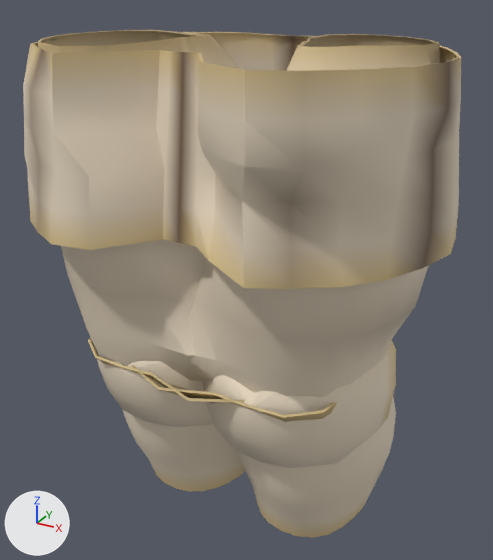
The glTF model assets_src/armor/kargan_1/leather_b_legs.glb, before and after one commit.
The view is the same before and after, from a camera (50 mm lens) standing at (0.494, -0.893, 1.121) and looking at (0.013, -0.017, 0.684). Lighting does not change. The marker at lower left points along +X, +Y and +Z. The older version comes first. Vertices at exactly the same position are counted once.

Names of what the first picture shows: 'leather_b_legs'.
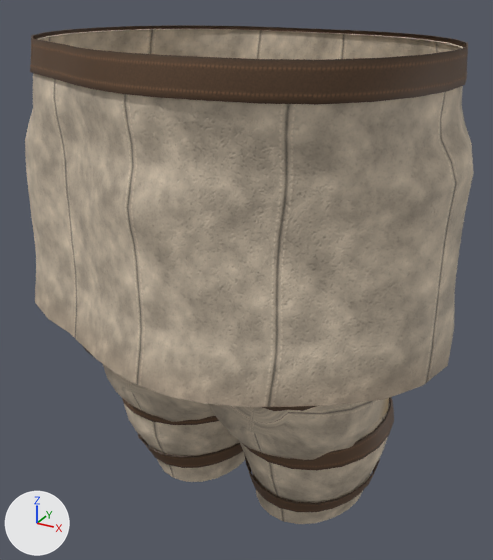
Boxes (x1, y1, x2, y2) around the edits, measured in the pictures (493 x 560 px):
'leather_b_legs', surface changed, reshaped
    before: (23, 30, 461, 538)
    after: (25, 25, 474, 524)
part 1 of me_leather_b_legs, rebuilt (47% taller)
    before: (23, 32, 461, 289)
    after: (25, 29, 474, 407)
part 2 of me_leather_b_legs, rebuilt
    before: (88, 337, 245, 491)
    after: (124, 404, 245, 482)
part 3 of me_leather_b_legs, rebuilt
    before: (132, 365, 396, 538)
    after: (239, 402, 390, 524)
part 4 of me_leather_b_legs, rebuilt
    before: (203, 341, 396, 468)
    after: (208, 398, 389, 460)
part 5 of me_leather_b_legs, rebuilt
    before: (97, 352, 214, 427)
    after: (103, 364, 215, 422)
part 6 of me_leather_b_legs, added (brown)
    after: (30, 25, 468, 105)
part 7 of me_leather_b_legs, added (mostly hidden)
    after: (262, 406, 317, 411)
part 8 of me_leather_b_legs, added (brown)
    after: (240, 397, 394, 471)
part 9 of me_leather_b_legs, added
    after: (244, 454, 380, 512)
part 10 of me_leather_b_legs, added (brown)
    after: (122, 398, 219, 425)
part 11 of me_leather_b_legs, added (brown)
    after: (137, 432, 243, 468)
part 12 of me_leather_b_legs, deleted (beige)
    before: (38, 30, 440, 398)

The change, as a list of edits to the scene's bpy script:
```text
Change mat_leather:
    remove # nodes: BsdfPrincipled, OutputMaterial, VertexColor
    nodes: BsdfPrincipled, Mix, NormalMap, OutputMaterial, SeparateColor, TexImage x3, VertexColor
    uses the picture img_leather_c_png
    uses the picture img_leather_n_png
    uses the picture img_leather_orm_png
Add mat_strap:
    mat_strap = bpy.data.materials.new('strap')
    # uses the picture img_strap_c_png
    # uses the picture img_strap_n_png
    # uses the picture img_strap_orm_png
Change me_leather_b_legs:
    remove me_leather_b_legs.from_pydata(...)  # 1374 vertices, 2472 faces; spans x -0.327..0.329, y -0.287..0.205, z 0.253..1.046
    add me_leather_b_legs.from_pydata(...)  # 2570 vertices, 4584 faces; spans x -0.342..0.345, y -0.295..0.216, z 0.277..1.051
    me_leather_b_legs part 1: the loose piece of 256 vertices spanning x -0.327..0.329, y -0.287..0.205, z 0.797..1.04 is rebuilt with 640 vertices and now spans x -0.342..0.345, y -0.295..0.216, z 0.637..1.045
    me_leather_b_legs part 2: the loose piece of 220 vertices spanning x -0.257..0.119, y -0.216..0.171, z 0.254..0.604 is rebuilt with 384 vertices and now spans x -0.299..0.132, y -0.233..0.186, z 0.278..0.688
    me_leather_b_legs part 3: the loose piece of 220 vertices spanning x -0.115..0.257, y -0.213..0.171, z 0.253..0.604 is rebuilt with 384 vertices and now spans x -0.053..0.26, y -0.189..0.168, z 0.277..0.687
    me_leather_b_legs part 4: the loose piece of 97 vertices spanning x -0.048..0.258, y -0.19..0.044, z 0.424..0.657 is rebuilt with 141 vertices and now spans x -0.067..0.251, y -0.172..0.032, z 0.429..0.631
    me_leather_b_legs part 5: the loose piece of 97 vertices spanning x -0.256..0.048, y -0.19..0.042, z 0.425..0.655 is rebuilt with 141 vertices and now spans x -0.25..0.068, y -0.172..0.032, z 0.429..0.629
    me_leather_b_legs part 6: a new loose piece of 160 vertices spanning x -0.306..0.318, y -0.289..0.176, z 1.007..1.051, in mat_strap
    me_leather_b_legs part 7: a new loose piece of 120 vertices spanning x -0.054..0.253, y -0.186..0.138, z 0.556..0.605, in mat_strap
    me_leather_b_legs part 8: a new loose piece of 120 vertices spanning x -0.031..0.256, y -0.128..0.173, z 0.438..0.486, in mat_strap
    me_leather_b_legs part 9: a new loose piece of 120 vertices spanning x -0.008..0.236, y -0.101..0.156, z 0.32..0.366, in mat_strap
    me_leather_b_legs part 10: a new loose piece of 120 vertices spanning x -0.253..0.032, y -0.128..0.172, z 0.438..0.486, in mat_strap
    me_leather_b_legs part 11: a new loose piece of 120 vertices spanning x -0.234..0.01, y -0.1..0.156, z 0.32..0.366, in mat_strap
    me_leather_b_legs part 12: 484 vertices removed from x -0.299..0.302, y -0.214..0.16, z 0.496..1.046
    other edits to the shape of me_leather_b_legs do not show in these pictures
    add me_leather_b_legs.materials.append(mat_strap)
```
